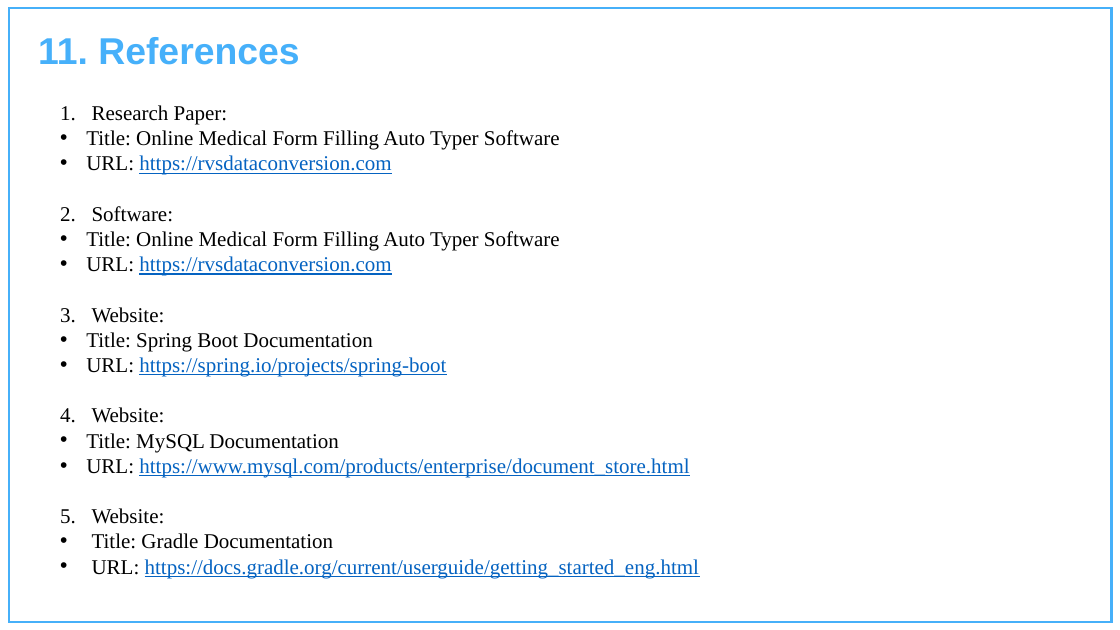
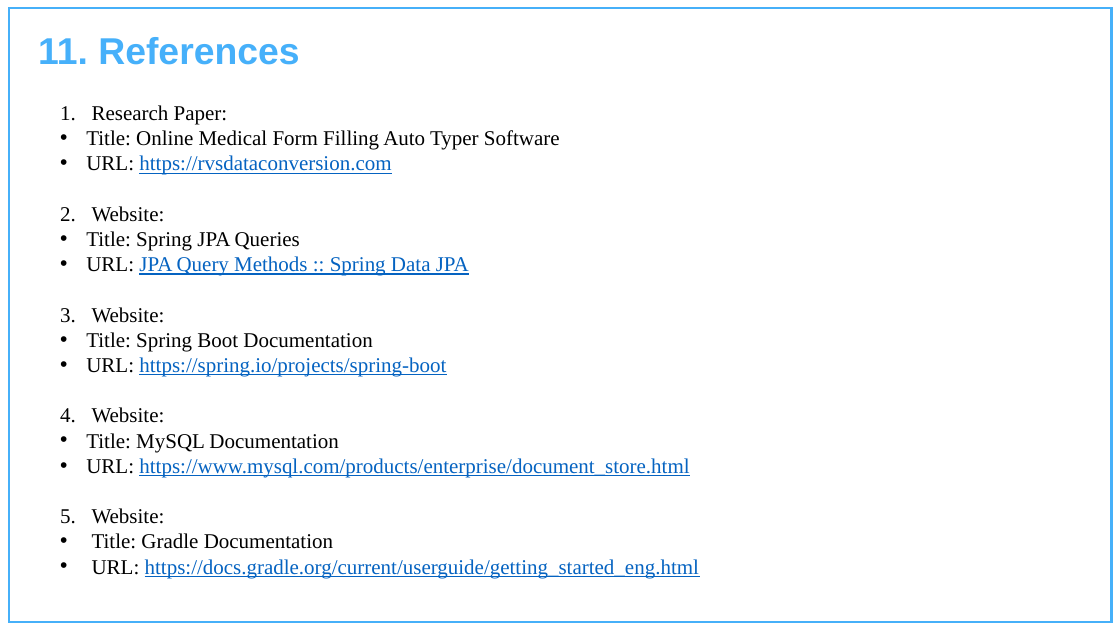
Before and after one commit to Yorichi07/darts, a slide deck: slide 16 of Documentation/DARTS MINOR PRESENTATION.pptx. Drawn at 1120x630 pixels with LibreOffice and Linux fonts; fonts in the diff are those of the drawing; background and template pictures are left out. Boxes give left, top, right and bottom in pixels: in the first picture for what was removed or moved away, otherwise in the second. Text is boxed around its words. In the diff, an @@ line names an element or a change of style, - is before the commit and + after.

```diff
--- a/Documentation/DARTS MINOR PRESENTATION.pptx
+++ b/Documentation/DARTS MINOR PRESENTATION.pptx
@@ text at [86, 206, 469, 276]: text changed @@
-2. Software:
-• Title: Online Medical Form Filling Auto Typer Software
-• URL: https://rvsdataconversion.com
+2. Website:
+• Title: Spring JPA Queries
+• URL: JPA Query Methods :: Spring Data JPA
```
Also in this commit, not shown: 1 other slide changed, 8 other files.
